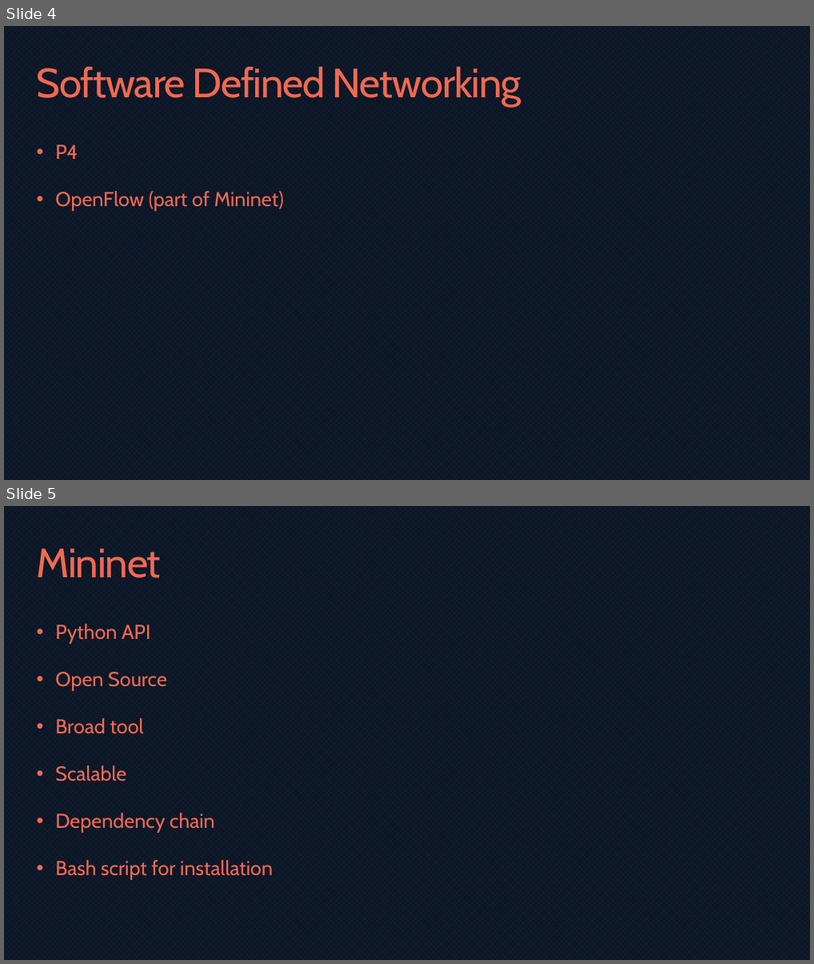
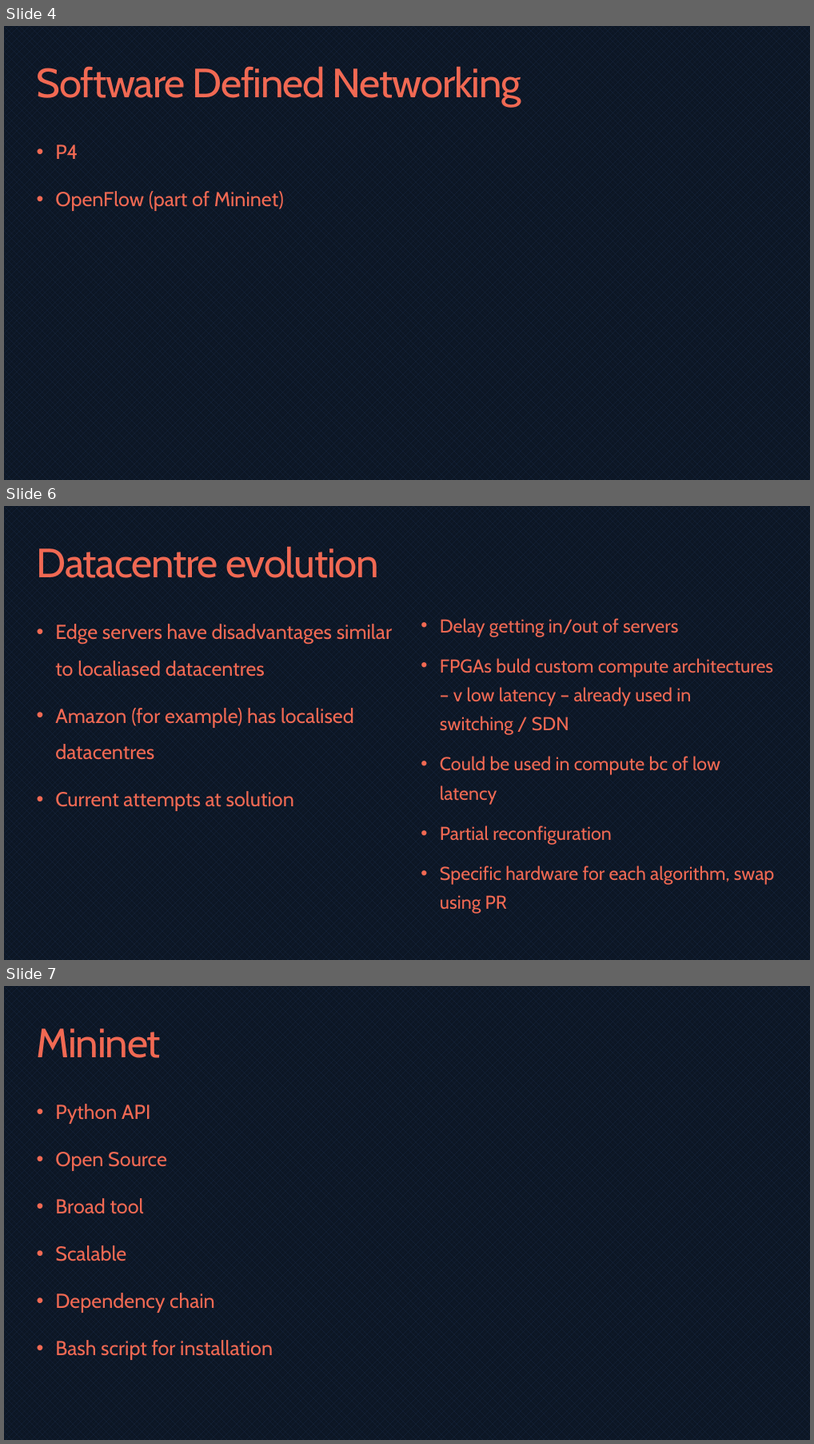
Before and after one commit to bmaximuml/CS351-Reports, a slide deck: Presentation/Network Switch Design on FPGAs.pptx. Shown one above the other, each under a label of ours: slides 4 and 5 before the commit, slides 4, 6 and 7 after it; the slides between them are not shown. The pictures are 814x964 and 814x1444 pixels, drawn with LibreOffice and Linux fonts; fonts in the diff are those of the drawing. Boxes give left, top, right and bottom in pixels: in the first picture for what was removed or moved away, otherwise in the second. Text is boxed around its words. In the diff, an @@ line names an element or a change of style, - is before the commit and + after.

```diff
--- a/Presentation/Network Switch Design on FPGAs.pptx
+++ b/Presentation/Network Switch Design on FPGAs.pptx
@@ slide 6 added at box(4, 506, 810, 960), background pattern #1A2A46 on #0C1624 @@
@@ title added at box(37, 546, 379, 578), 48.6 pt, text #F16953 @@
+Datacentre evolution
@@ text added at box(55, 624, 392, 811), 24 pt, text #F16953 @@
+• Edge servers have disadvantages similar to localiased datacentres
+• Amazon (for example) has localised datacentres
+• Current attempts at solution
@@ text added at box(440, 618, 775, 884), 22.2 pt, text #F16953 @@
+• Delay getting in/out of servers
+• FPGAs buld custom compute architectures – v low latency – already used in switching / SDN
+• Could be used in compute bc of low latency
+• Partial reconfiguration
+• Specific hardware for each algorithm, swap using PR
@@ what was slide 5 is now slide 7 @@
```
Also in this commit, not shown: 2 slides changed, 3 other slides added, 1 slide removed, 3 other files.
